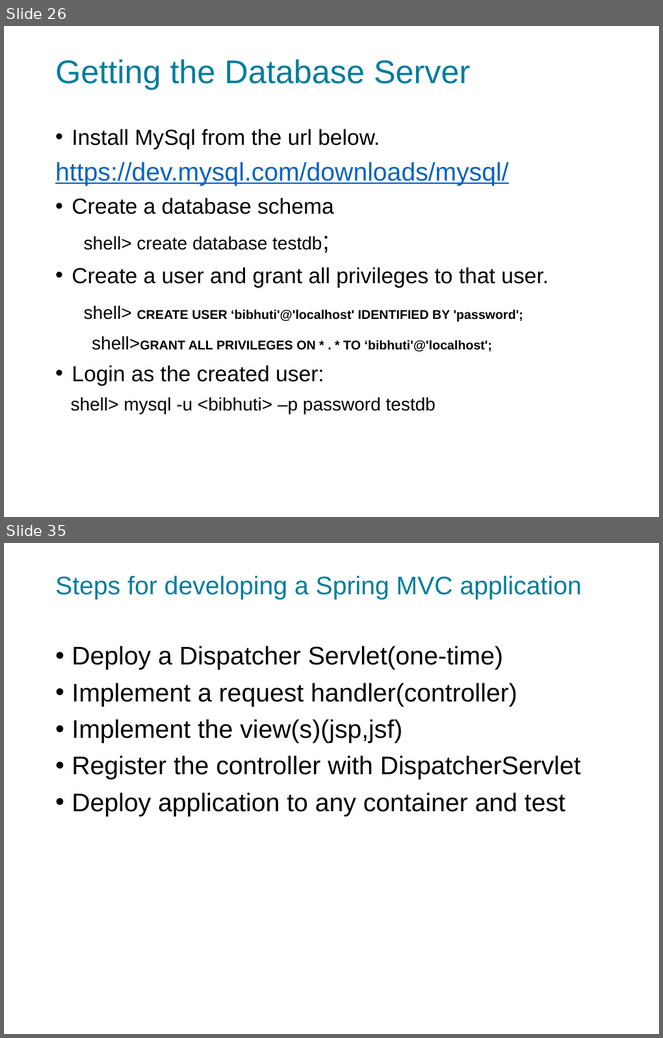
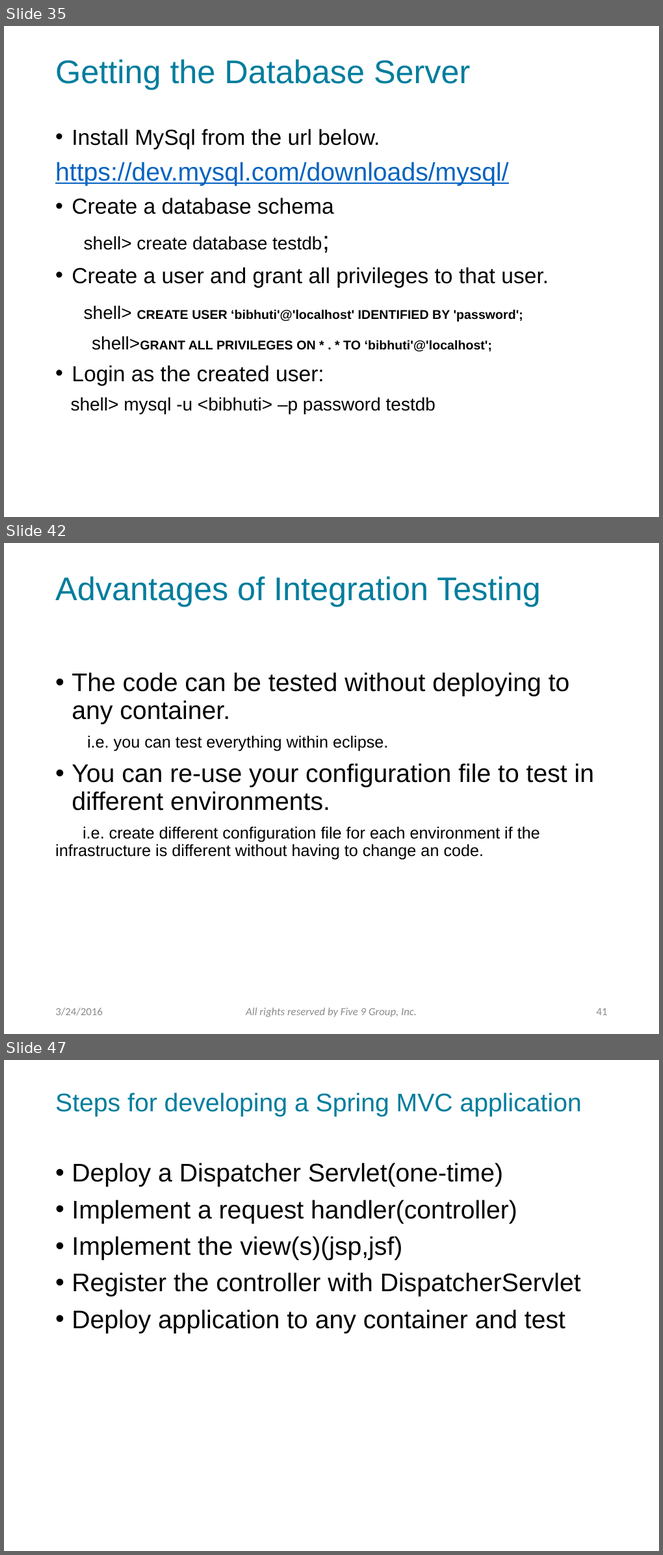
Before and after one commit to f9group/Training, a slide deck: PowerPoints/SpringFramework.pptx. Shown one above the other, each under a label of ours: slides 26 and 35 before the commit, slides 35, 42 and 47 after it; the slides between them are not shown. The pictures are 663x1038 and 663x1555 pixels, drawn with LibreOffice and Linux fonts; fonts in the diff are those of the drawing; background and template pictures are left out. Boxes give left, top, right and bottom in pixels: in the first picture for what was removed or moved away, otherwise in the second. Text is boxed around its words. In the diff, an @@ line names an element or a change of style, - is before the commit and + after.

```diff
--- a/PowerPoints/SpringFramework.pptx
+++ b/PowerPoints/SpringFramework.pptx
@@ slide 42 added at (4, 543, 659, 1034), background picture (left out) @@
@@ title added at (55, 576, 541, 607), 36 pt, text #007D9D @@
+Advantages of Integration Testing
@@ text added at (55, 672, 595, 860), 18 pt, text #000000 @@
+• The code can be tested without deploying to any container.
+i.e. you can test everything within eclipse.
+• You can re-use your configuration file to test in different environments.
+i.e. create different configuration file for each environment if the infrastructure is different without having to change an code.
@@ text added at (55, 1008, 102, 1016), 12 pt, text #8C8C8C @@
+3/24/2016
@@ text added at (246, 1008, 417, 1017), 12 pt, text #8C8C8C, italic @@
+All rights reserved by Five 9 Group, Inc.
@@ page number added at (597, 1008, 608, 1016), 12 pt, text #8C8C8C @@
+41
@@ what was slide 26 is now slide 35 @@
@@ what was slide 35 is now slide 47 @@
```
Also in this commit, not shown: 41 slides changed, 25 other slides added, 1 other file.
